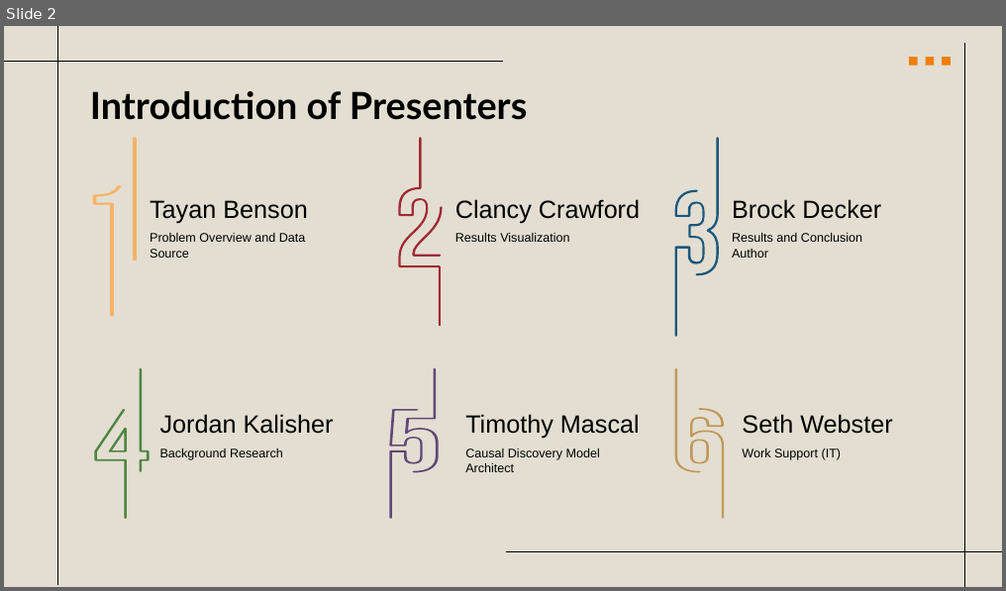
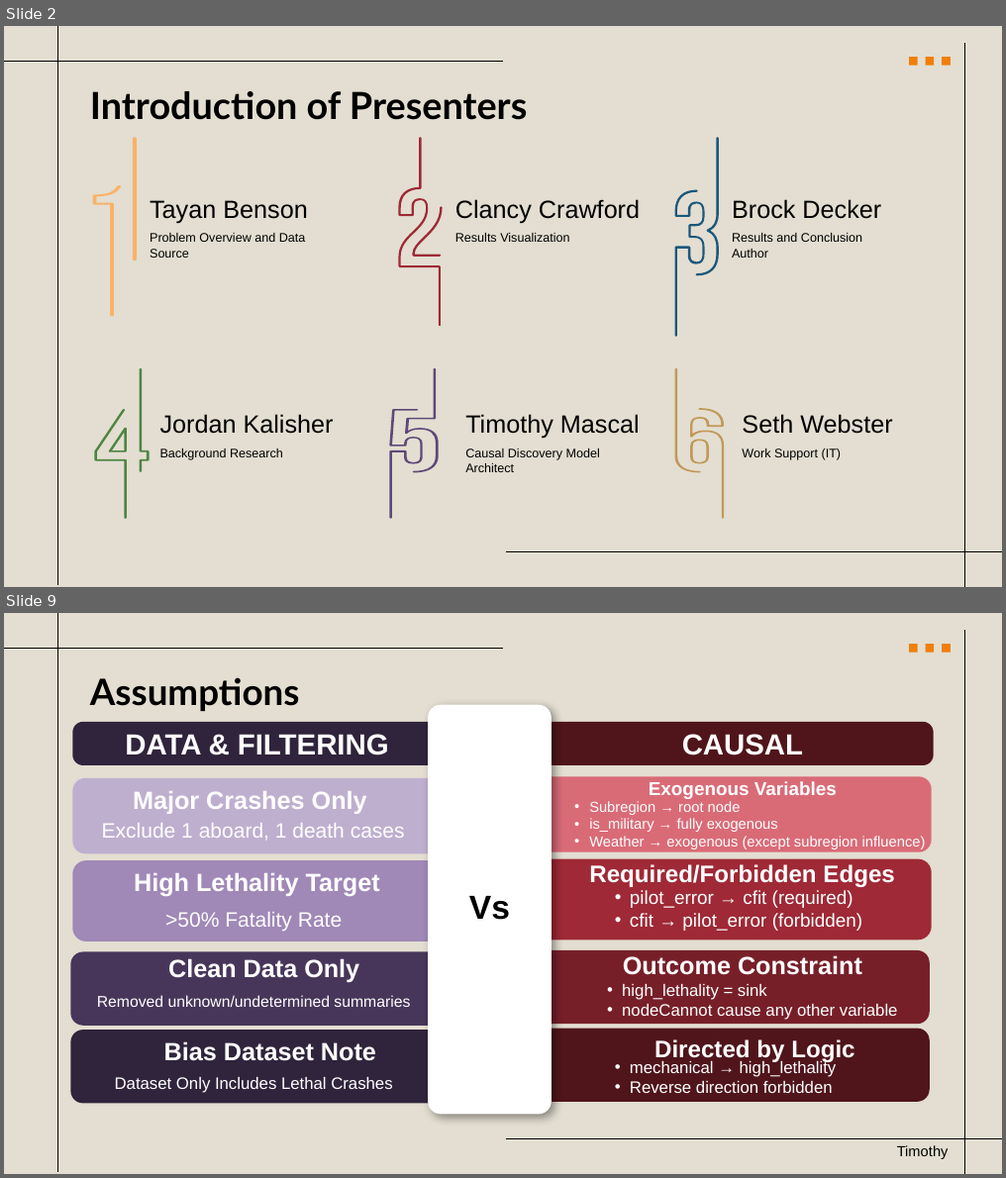
Before and after one commit to clancy-crawford/clancy-crawford.github.io, a slide deck: Projects/Lethal_Aviation_Accidents/MA_505_Final_Presentation.pptx. Shown one above the other, each under a label of ours: slide 2 before the commit, slides 2 and 9 after it; the slides between them are not shown. The pictures are 1006x591 and 1006x1178 pixels, drawn with LibreOffice and Linux fonts; fonts in the diff are those of the drawing. Boxes give left, top, right and bottom in pixels: in the first picture for what was removed or moved away, otherwise in the second. Text is boxed around its words. In the diff, an @@ line names an element or a change of style, - is before the commit and + after.

```diff
--- a/Projects/Lethal_Aviation_Accidents/MA_505_Final_Presentation.pptx
+++ b/Projects/Lethal_Aviation_Accidents/MA_505_Final_Presentation.pptx
@@ slide 9 added at [4,613,1002,1174], background #E3DED1; not listed: 7 template elements that a slide beside it also shows @@
@@ title added at [90,677,300,711], 35 pt, text #000000, bold @@
+Assumptions
@@ rounded rectangle added at [73,722,503,765], fill #30243C @@
@@ rounded rectangle added at [428,705,551,1115], fill #FFFFFF @@
@@ rounded rectangle added at [503,722,934,765], fill #50141B @@
@@ text added at [125,734,389,756], 28 pt, text #FFFFFF, bold @@
+DATA & FILTERING
@@ text added at [682,734,803,756], 28 pt, text #FFFFFF, bold @@
+CAUSAL
@@ rounded rectangle added at [73,778,503,854], fill #BFB0CF @@
@@ rectangle added at [105,780,394,817], fill #BFB0CF, 24 pt, text #FFFFFF, bold @@
+Major Crashes Only
@@ rounded rectangle added at [501,777,932,853], fill #D96B77 @@
@@ text added at [648,781,837,799], 18 pt, text #FFFFFF, bold @@
+Exogenous Variables
@@ text added at [589,801,926,850], 14 pt, text #FFFFFF @@
+• Subregion → root node
+• is_military → fully exogenous
+• Weather → exogenous (except subregion influence)
@@ text added at [102,823,405,841], 20 pt, text #FFFFFF @@
+Exclude 1 aboard, 1 death cases
@@ rounded rectangle added at [73,861,503,942], fill #A088B7 @@
@@ text added at [134,873,380,896], 24 pt, text #FFFFFF, bold @@
+High Lethality Target
@@ rounded rectangle added at [501,860,932,940], fill #9F2936 @@
@@ text added at [589,864,894,887], 23 pt, text #FFFFFF, bold @@
+Required/Forbidden Edges
@@ text added at [469,896,510,920], 32 pt, text #000000, bold @@
+Vs
@@ text added at [630,890,862,931], 18 pt, text #FFFFFF @@
+• pilot_error → cfit (required)
+• cfit → pilot_error (forbidden)
@@ text added at [165,912,342,931], 20 pt, text #FFFFFF @@
+>50% Fatality Rate
@@ rounded rectangle added at [70,953,501,1026], fill #48365A @@
@@ text added at [168,959,359,983], 24 pt, text #FFFFFF, bold @@
+Clean Data Only
@@ rounded rectangle added at [499,951,930,1024], fill #771F28 @@
@@ text added at [623,956,862,975], 24 pt, text #FFFFFF, bold @@
+Outcome Constraint
@@ text added at [97,995,410,1007], 15 pt, text #FFFFFF @@
+Removed unknown/undetermined summaries
@@ text added at [622,984,898,1020], 16 pt, text #FFFFFF @@
+• high_lethality = sink
+• nodeCannot cause any other variable
@@ rounded rectangle added at [70,1030,501,1103], fill #30243C @@
@@ text added at [164,1042,376,1061], 24 pt, text #FFFFFF, bold @@
+Bias Dataset Note
@@ rounded rectangle added at [499,1029,930,1102], fill #50141B @@
@@ text added at [654,1040,854,1062], 23 pt, text #FFFFFF, bold @@
+Directed by Logic
@@ text added at [115,1077,392,1093], 16 pt, text #FFFFFF @@
+Dataset Only Includes Lethal Crashes
@@ text added at [630,1059,837,1093], 16 pt, text #FFFFFF @@
+• mechanical → high_lethality
+• Reverse direction forbidden
@@ text added at [897,1146,948,1159], 14 pt, text #000000 @@
+Timothy
```
Also in this commit, not shown: 10 slides changed, 4 other slides added, 4 slides removed, 1 other file.
